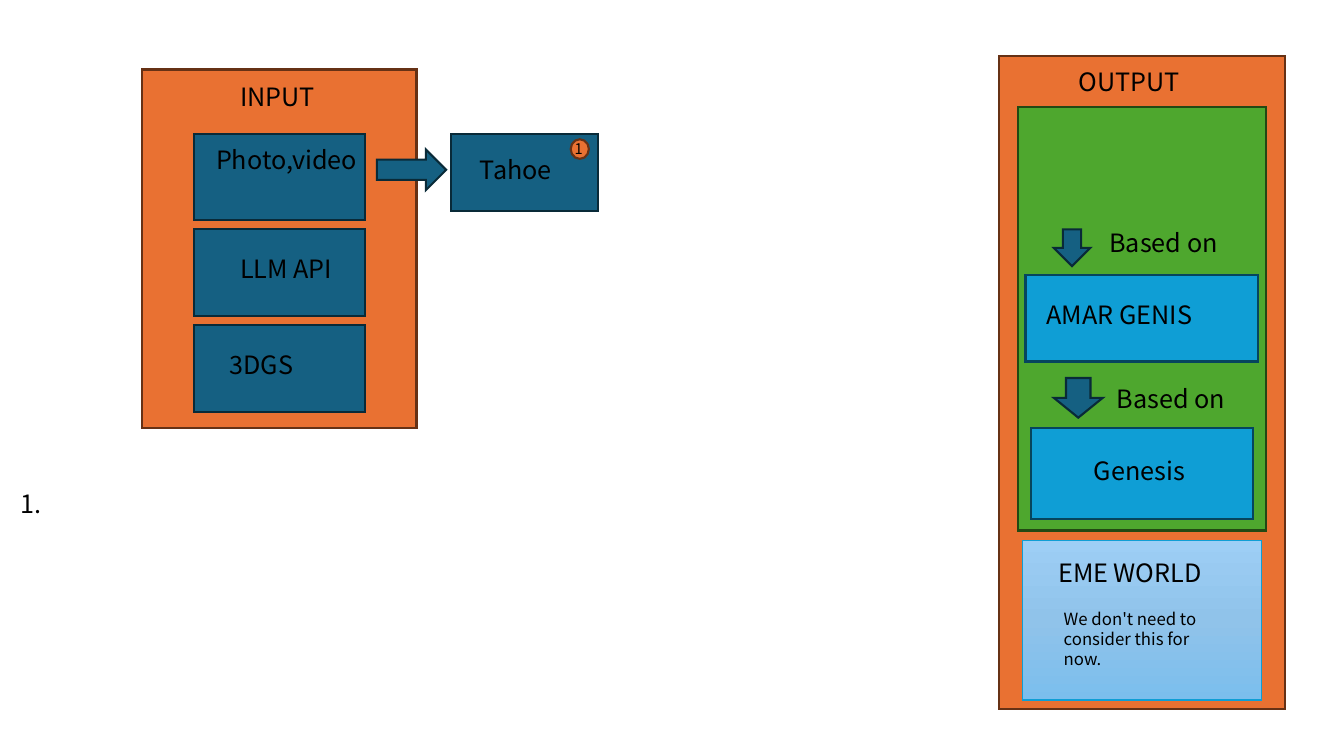
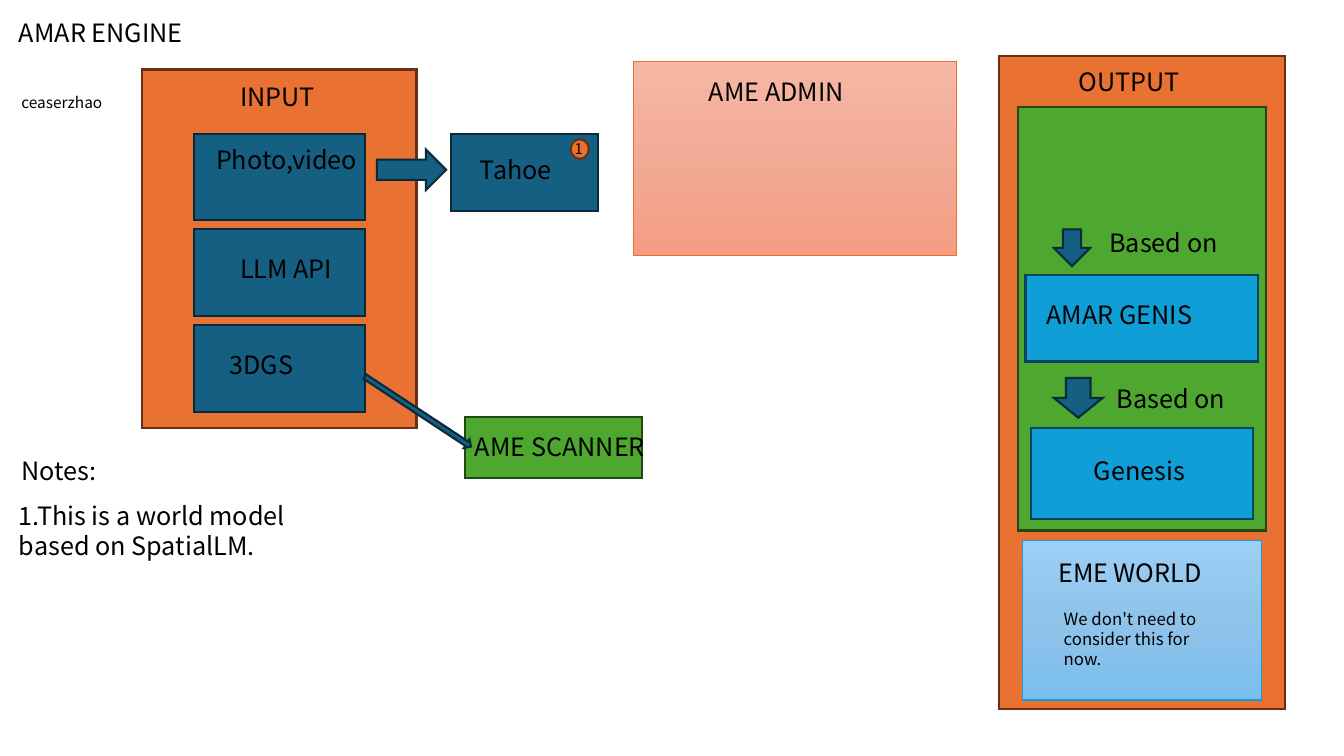
Before and after one commit to Oasis-Company/AMAR-Engine, a slide deck: slide 1 of docs/overview.pptx. Drawn at 1344x756 pixels with LibreOffice and Linux fonts; fonts in the diff are those of the drawing. Boxes give left, top, right and bottom in pixels: in the first picture for what was removed or moved away, otherwise in the second. Text is boxed around its words. In the diff, an @@ line names an element or a change of style, - is before the commit and + after.

```diff
--- a/docs/overview.pptx
+++ b/docs/overview.pptx
@@ text added at box(19, 23, 183, 43), 18 pt, text #000000 @@
+AMAR ENGINE
@@ rectangle added at box(633, 62, 957, 256), fill gradient #F5B8A5 to #F2AB96 to #F59E82, outline #E97132 1 pt @@
@@ text added at box(709, 82, 844, 101), 18 pt, text #000000 @@
+AME ADMIN
@@ text added at box(21, 95, 102, 108), 11 pt, text #000000 @@
+ceaserzhao
@@ right arrow added at box(363, 372, 474, 451), fill #156082, outline #092A39 1.5 pt @@
@@ rectangle added at box(465, 416, 641, 477), fill #4EA72E, outline #224914 1.5 pt @@
@@ text added at box(475, 431, 645, 463), 18 pt, text #000000 @@
+AME SCANNER
@@ text added at box(21, 461, 96, 481), 18 pt, text #000000 @@
+Notes:
@@ text added at box(19, 505, 285, 561), 18 pt, text #000000 @@
+1.This is a world model based on SpatialLM.
@@ text removed at box(20, 494, 41, 514) @@
-1.
```
